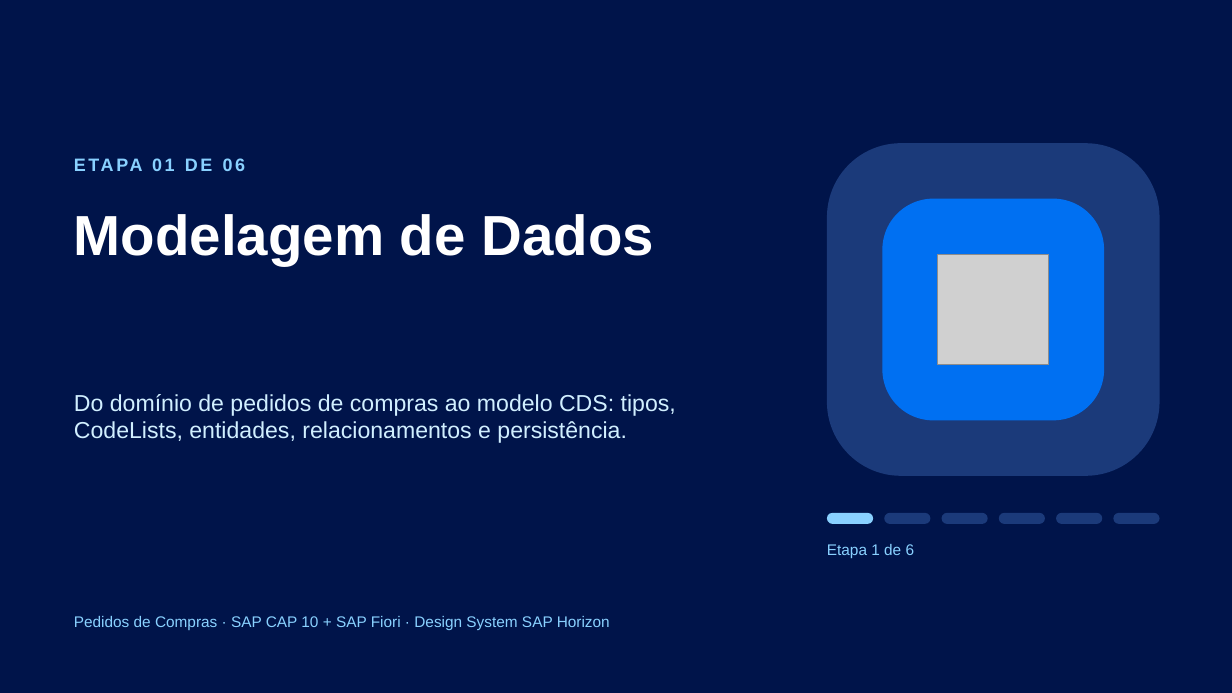
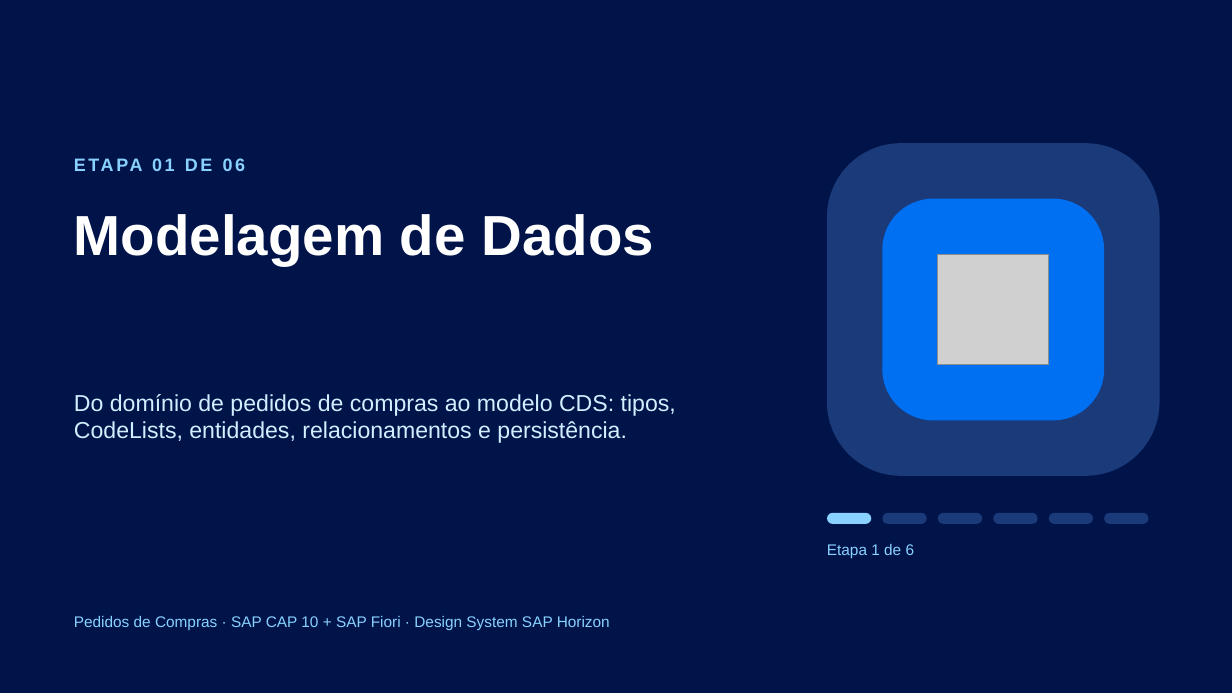
Before and after one commit to AdrianoBispo/sap-cap-nodejs-pedidos-de-compras-app, a slide deck: slide 1 of docs/apresentacoes/01-modelagem-de-dados.pptx. Drawn at 1232x693 pixels with LibreOffice and Linux fonts; fonts in the diff are those of the drawing; grey boxes stand for pictures. Boxes give left, top, right and bottom in pixels: in the first picture for what was removed or moved away, otherwise in the second. Text is boxed around its words. In the diff, an @@ line names an element or a change of style, - is before the commit and + after.

```diff
--- a/docs/apresentacoes/01-modelagem-de-dados.pptx
+++ b/docs/apresentacoes/01-modelagem-de-dados.pptx
@@ rounded rectangle: place and size @@
-rounded rectangle at box(884, 513, 931, 524)
+rounded rectangle at box(883, 513, 927, 524)
@@ 3 rounded rectangles: place and size @@
-3 rounded rectangles at box(942, 513, 1103, 524)
+3 rounded rectangles at box(938, 513, 1093, 524)
@@ rounded rectangle: place and size @@
-rounded rectangle at box(1114, 513, 1160, 524)
+rounded rectangle at box(1104, 513, 1149, 524)
```
Also in this commit, not shown: 5 other slides changed, 20 slides added, 10 other files.
